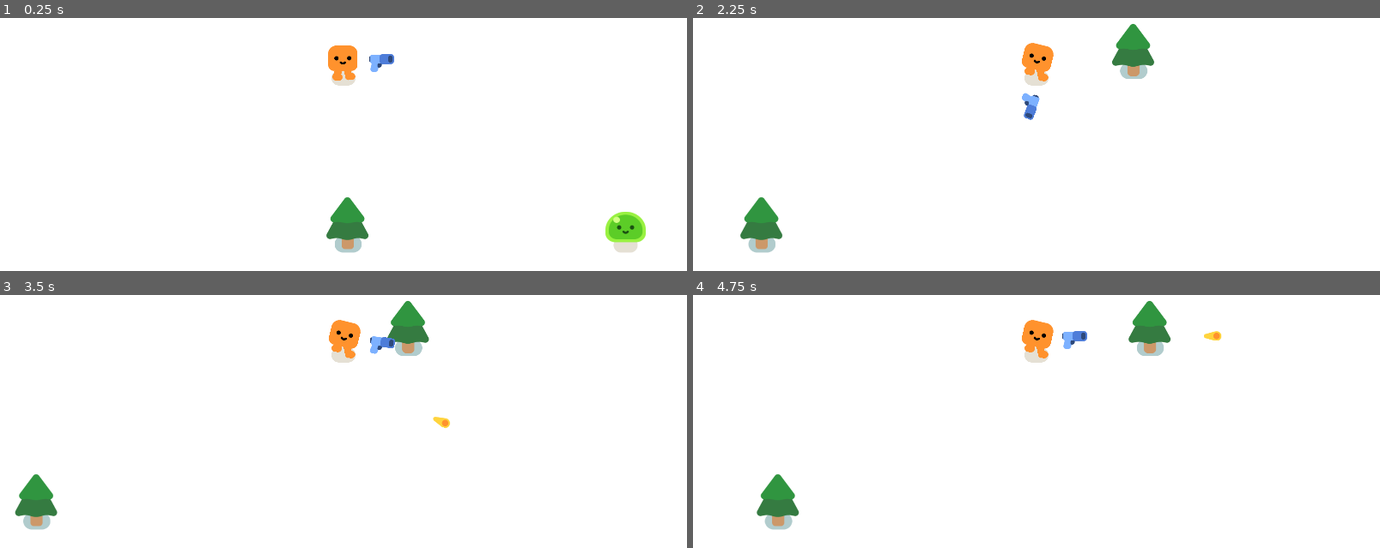
Above: before the commit, frames 1-4 (two rows, left to right).
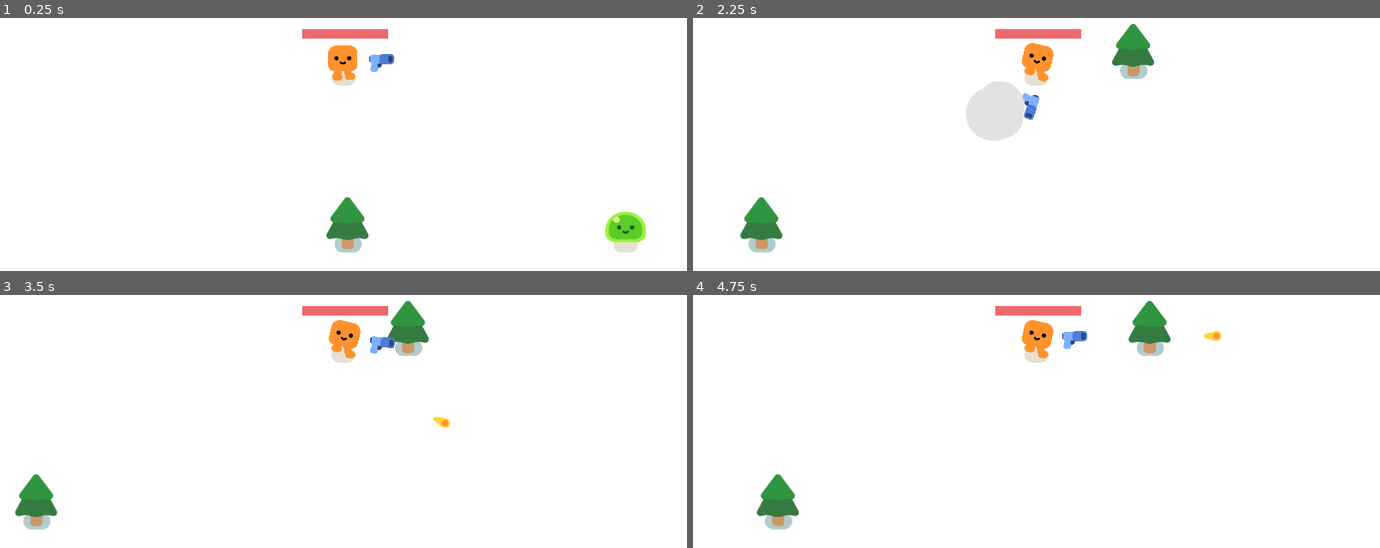
Above: after the commit, the same moments.

Repository: Kuui22/Godot_test
Game: Godot game, scene res://survivors_game.tscn
Two runs of this game, one before a commit and one after it. Both use one fixed random seed, a clock stepped at 60 frames per second and the inputs below.
Inputs:
- Up to frame 1 (0.25 s): no input
- Up to frame 2 (2.25 s): hold D (move_right) 0.53-2.03 s; tap Space (jump) at 0.6, 0.77, 1.07, 1.35, 1.52, 1.82, 2.1 s; hold A (move_left) from 2.03 s (still down)
- Up to frame 3 (3.5 s): release A (move_left) at 2.78 s; hold D (move_right) from 2.78 s (still down); tap Space (jump) at 2.85, 3.02, 3.32 s
- Up to frame 4 (4.75 s): tap Space (jump) at 3.6, 3.77, 4.07, 4.35, 4.52 s; release D (move_right) at 4.28 s; hold A (move_left) from 4.28 s (still down)

The runs differ from the first frame. In frame 1, 0.5% of the frame differs, in the area x 44-57%, y 4-9%; in frame 2, 2.0%, in the area x 39-57%, y 4-49%; in frame 3, 0.5%; in frame 4, 0.5%.

Commit message:
add health bar and damage

Diff:
--- a/2d-project-start/player.gd
+++ b/2d-project-start/player.gd
@@ -1,26 +1,28 @@
 extends CharacterBody2D
+
+signal health_depleted
+
+var health:float = 100.0
+
 
 @export var happy_boo:Node2D
 const SPEED:float = 600.0
-const JUMP_VELOCITY:float = -400.0
+const DAMAGE_RATE:float = 5.0
 
-# Get the gravity from the project settings to be synced with RigidBody nodes.
-var gravity:float = ProjectSettings.get_setting("physics/2d/default_gravity")
-
-func _physics_process(_delta:float):
-	'''
-	# Add the gravity.
-	if not is_on_floor():
-		velocity.y += gravity * delta
-	# Handle jump.
-	if Input.is_action_just_pressed("jump") and is_on_floor():
-		velocity.y = JUMP_VELOCITY
-	'''
+func _physics_process(delta:float):
 	#direction
 	var direction = Input.get_vector("move_left", "move_right","move_up","move_down")
 	velocity = direction * SPEED
+	move_and_slide()
 
-	move_and_slide()
+
+	var overlapping_mobs = %HurtBox.get_overlapping_bodies()
+	if overlapping_mobs.size() > 0:
+		health -= DAMAGE_RATE * overlapping_mobs.size() * delta
+		%ProgressBar.value = health
+		if health <= 0.0:
+			health_depleted.emit()
+
 func _process(_delta):
 	#animation
 	if velocity.length() > 0.0:
--- a/2d-project-start/player.tscn
+++ b/2d-project-start/player.tscn
@@ -6,6 +6,15 @@
 
 [sub_resource type="CircleShape2D" id="CircleShape2D_qfsau"]
 radius = 32.0
+
+[sub_resource type="CircleShape2D" id="CircleShape2D_7wcli"]
+radius = 36.1248
+
+[sub_resource type="StyleBoxFlat" id="StyleBoxFlat_dh2v8"]
+bg_color = Color(0.27987, 0.250114, 0.263479, 1)
+
+[sub_resource type="StyleBoxFlat" id="StyleBoxFlat_q6fq0"]
+bg_color = Color(0.927034, 0.413118, 0.428731, 1)
 
 [node name="Player" type="CharacterBody2D" node_paths=PackedStringArray("happy_boo")]
 script = ExtResource("1_pg2w0")
@@ -20,3 +29,23 @@
 
 [node name="Gun" parent="." instance=ExtResource("3_rdkbn")]
 position = Vector2(0, -27)
+
+[node name="HurtBox" type="Area2D" parent="."]
+unique_name_in_owner = true
+collision_layer = 0
+collision_mask = 2
+
+[node name="CollisionShape2D" type="CollisionShape2D" parent="HurtBox"]
+shape = SubResource("CircleShape2D_7wcli")
+debug_color = Color(0.948889, 0.416231, 0.32109, 0.42)
+
+[node name="ProgressBar" type="ProgressBar" parent="."]
+unique_name_in_owner = true
+offset_left = -116.0
+offset_top = -137.0
+offset_right = 125.0
+offset_bottom = -110.0
+theme_override_styles/background = SubResource("StyleBoxFlat_dh2v8")
+theme_override_styles/fill = SubResource("StyleBoxFlat_q6fq0")
+value = 100.0
+show_percentage = false
--- a/2d-project-start/slime.gd
+++ b/2d-project-start/slime.gd
@@ -5,12 +5,14 @@
 
 @onready var player = get_node("/root/Game/Player")
 @onready var Slime = %Slime
+@export var DAMAGE = 5
+
 
 func _ready():
 	Slime.play_walk()
 
 
-func _physics_process(delta):
+func _physics_process(_delta):
 	var direction = global_position.direction_to(player.global_position)
 	velocity = direction * 300
 	move_and_slide()
@@ -20,3 +22,7 @@
 	Slime.play_hurt()
 	if health <= 0:
 		queue_free()
+		const SMOKE_SCENE = preload("res://smoke_explosion/smoke_explosion.tscn")
+		var smoke = SMOKE_SCENE.instantiate()
+		get_parent().add_child(smoke)
+		smoke.global_position = global_position
Not shown: 1 places in 2d-project-start/player.tscn that only renumber resources
